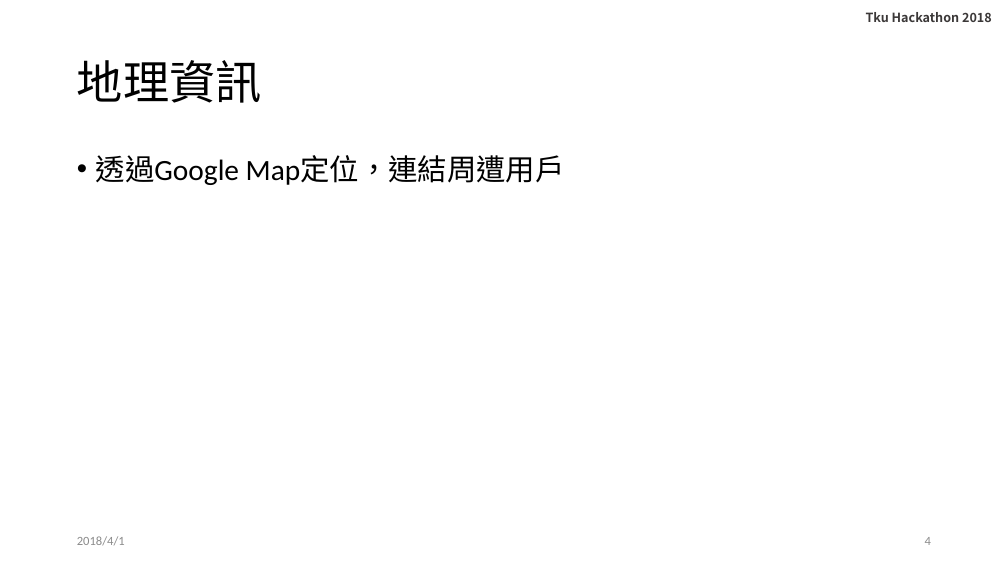
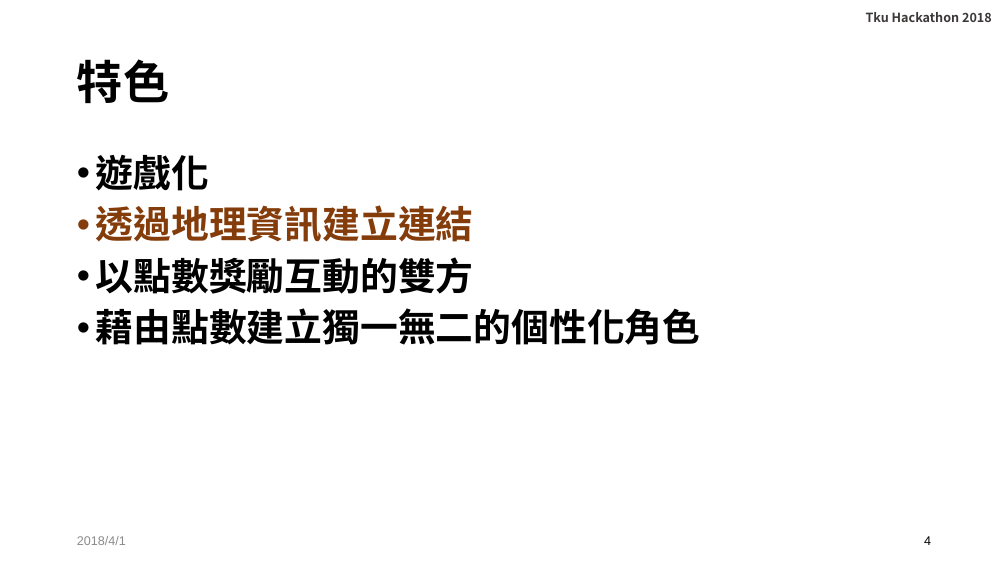
Before and after one commit to YiJingLin/TkuHackathon2018, a slide deck: slide 4 of doc/final.pptx. Drawn at 1008x567 pixels with LibreOffice and Linux fonts; fonts in the diff are those of the drawing; background and template pictures are left out. Boxes give left, top, right and bottom in pixels: in the first picture for what was removed or moved away, otherwise in the second. Text is boxed around its words. In the diff, an @@ line names an element or a change of style, - is before the commit and + after.

```diff
--- a/doc/final.pptx
+++ b/doc/final.pptx
@@ title at [77,59,169,103]: text changed; font Calibri to Arial; bold on @@
-地理資訊
+特色
@@ text at [96,155,701,345]: text changed; size 28 to 36 pt; font Calibri to Arial; bold on @@
-• 透過Google Map定位，連結周遭用戶
+• 遊戲化
+• 透過地理資訊建立連結
+• 以點數獎勵互動的雙方
+• 藉由點數建立獨一無二的個性化角色
@@ text "2018/4/1" at [77,536,126,545]: font Calibri to Arial @@
@@ page number at [924,536,931,545]: font Calibri to Arial, text colour #8C8C8C to #000000 @@
```
Also in this commit, not shown: 4 other slides changed, 2 slides added, 3 slides removed.
